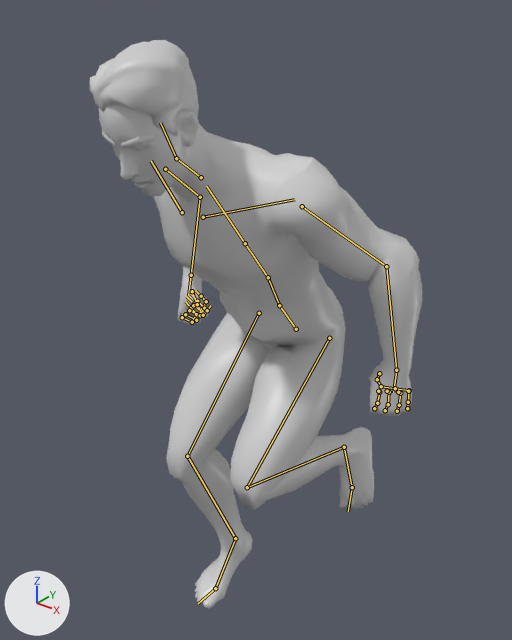
Renders of the glTF model assets/models/character/guardian.glb from each side of a commit.
Both versions are drawn from a camera (50 mm lens) standing at (0.975, -1.325, 1.696) and looking at (-0.038, -0.06, 0.912). Arrows for +X, +Y and +Z are at lower left; the lights stay in place. The picture after the commit comes second. Both versions are drawn at frame 12 of the action 'SwordRun'; the numbers are the values there. The bones that change, and the others that lie on the model, are drawn over the model as lines.

Objects in the first picture: 'StoneGuardian'.
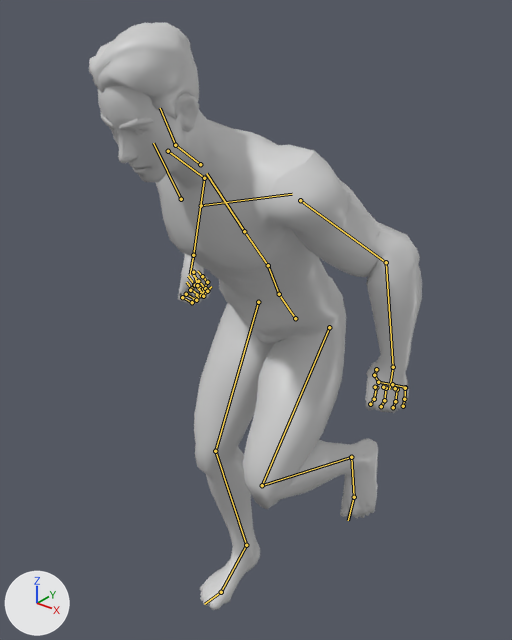
Location of each change, (x1, y1, x2, y2) in pixels of the pictures (512 x 640 px):
'StoneGuardian', posed
    before: (90, 40, 422, 609)
    after: (89, 22, 422, 610)
bone 'pelvis', root to tip
    before: (296, 329) to (281, 307)
    after: (295, 318) to (280, 296)
bone 'spine_02', root to tip
    before: (268, 277) to (245, 243)
    after: (268, 265) to (244, 231)
bone 'spine_03', root to tip
    before: (245, 243) to (206, 186)
    after: (244, 231) to (206, 173)
bone 'neck_01', root to tip
    before: (201, 177) to (176, 158)
    after: (200, 164) to (175, 145)
bone 'Head', root to tip
    before: (176, 158) to (160, 123)
    after: (175, 145) to (160, 108)
bone 'upperarm_l', root to tip
    before: (302, 206) to (386, 266)
    after: (300, 200) to (386, 262)
bone 'thigh_l', root to tip
    before: (329, 338) to (247, 487)
    after: (329, 327) to (262, 485)
bone 'calf_l', root to tip
    before: (247, 487) to (344, 447)
    after: (262, 485) to (351, 457)
bone 'foot_l', root to tip
    before: (344, 447) to (352, 487)
    after: (351, 457) to (354, 497)
bone 'thigh_r', root to tip
    before: (259, 313) to (187, 456)
    after: (258, 302) to (215, 451)
bone 'calf_r', root to tip
    before: (187, 456) to (235, 538)
    after: (215, 451) to (246, 545)
bone 'foot_r', root to tip
    before: (235, 538) to (215, 588)
    after: (246, 545) to (221, 592)
bone 'ball_r', root to tip
    before: (215, 588) to (198, 603)
    after: (221, 592) to (204, 604)

The edits, one by one:
Bone 'pelvis' (bone_pelvis) moves from (-0.004, -0.108, 0.003) to (-0.006, -0.077, -0.005).
Bone 'spine_02' (bone_spine_02) turns from (13, 0, 4) to (13, -1, 4) degrees about its own x, y and z.
Bone 'spine_03' (bone_spine_03) turns from (13, -1, 1) to (13, -4, 0) degrees about its own x, y and z.
Bone 'neck_01' (bone_neck_01) turns from (-13, -1, -2) to (-13, 2, -2) degrees about its own x, y and z.
Bone 'Head' (bone_head) turns from (-10, 0, -2) to (-12, 2, -2) degrees about its own x, y and z.
Bone 'upperarm_l' (bone_upperarm_l) turns from (-2, -1, -68) to (-3, -1, -67) degrees about its own x, y and z.
Bone 'thigh_l' (bone_thigh_l) turns from (-75, 0, -1) to (-64, -1, -1) degrees about its own x, y and z.
Bone 'calf_l' (bone_calf_l) turns from (119, 1, 0) to (104, 1, 0) degrees about its own x, y and z.
Bone 'foot_l' (bone_foot_l) turns from (7, 8, -6) to (7, 7, -2) degrees about its own x, y and z.
Bone 'thigh_r' (bone_thigh_r) turns from (-68, 0, -1) to (-49, -1, -1) degrees about its own x, y and z.
Bone 'calf_r' (bone_calf_r) turns from (63, 0, 0) to (37, 0, 0) degrees about its own x, y and z.
Bone 'foot_r' (bone_foot_r) turns from (8, 0, 0) to (-2, 0, -2) degrees about its own x, y and z.
Bone 'ball_r' (bone_ball_r) turns from (28, 0, 0) to (21, 0, 0) degrees about its own x, y and z.
